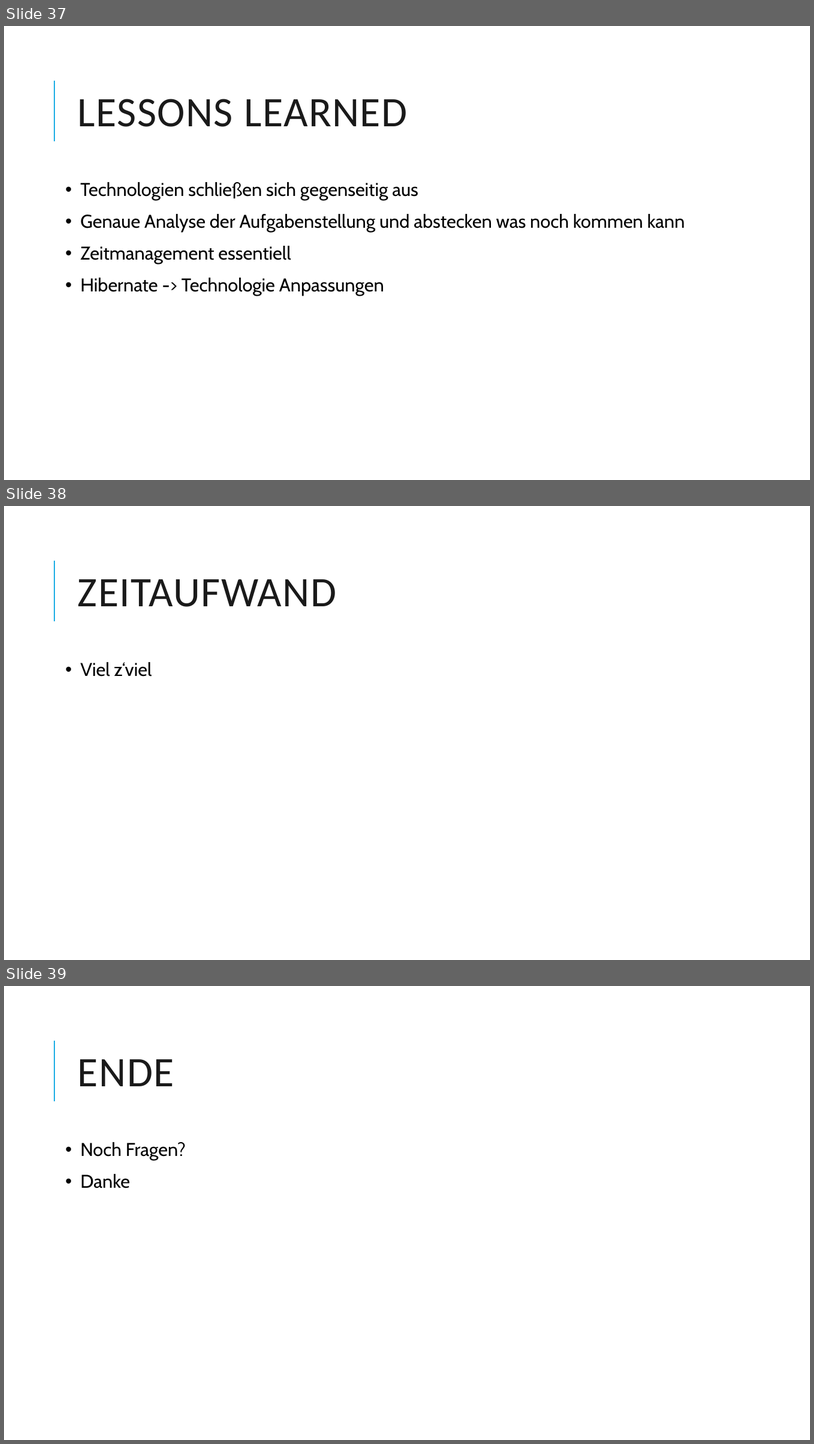
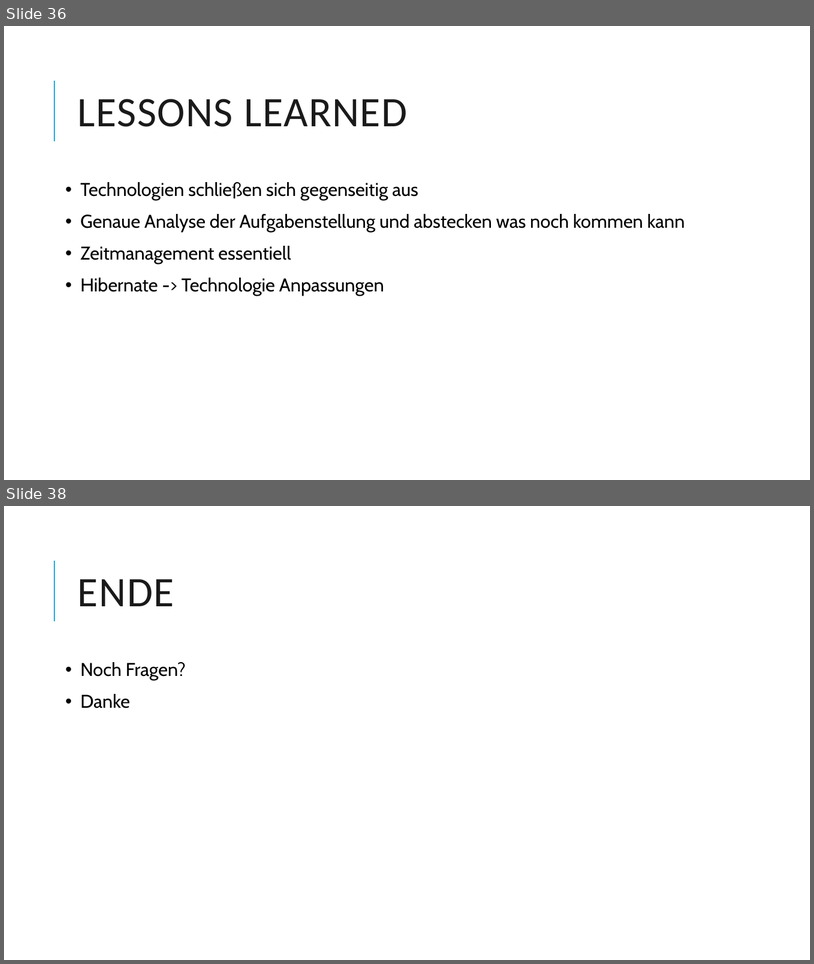
Before and after one commit to Dabjazz/SportsClubManager, a slide deck: Presentation/Presentation.pptx. Shown one above the other, each under a label of ours: slides 37, 38 and 39 before the commit, slides 36 and 38 after it; the slides between them are not shown. The pictures are 814x1444 and 814x964 pixels, drawn with LibreOffice and Linux fonts; fonts in the diff are those of the drawing. Boxes give left, top, right and bottom in pixels: in the first picture for what was removed or moved away, otherwise in the second. Text is boxed around its words. In the diff, an @@ line names an element or a change of style, - is before the commit and + after.

```diff
--- a/Presentation/Presentation.pptx
+++ b/Presentation/Presentation.pptx
@@ slide 38 removed at [4, 506, 810, 960], background #FFFFFF; not listed: 1 template element that a slide beside it also shows @@
@@ title removed at [78, 579, 336, 607] @@
-ZEITAUFWAND
@@ text removed at [80, 662, 152, 676] @@
-• Viel z‘viel
@@ what was slide 37 is now slide 36 @@
@@ what was slide 39 is now slide 38 @@
```
Also in this commit, not shown: 3 slides changed, 1 slide added, 1 other slide removed, 1 other file.
